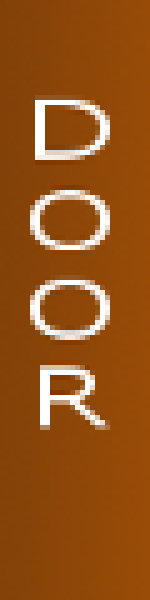
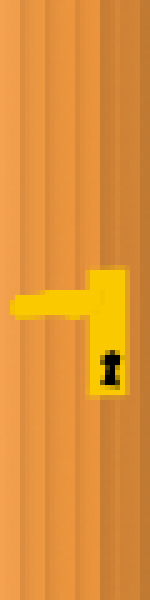
The second 150 × 600 image is a revision of the first. Changes to its layers:
removed layer "Wklejona warstwa" over bbox(0, 0, 150, 600)
painted on "Tło" over bbox(0, 0, 150, 600)
